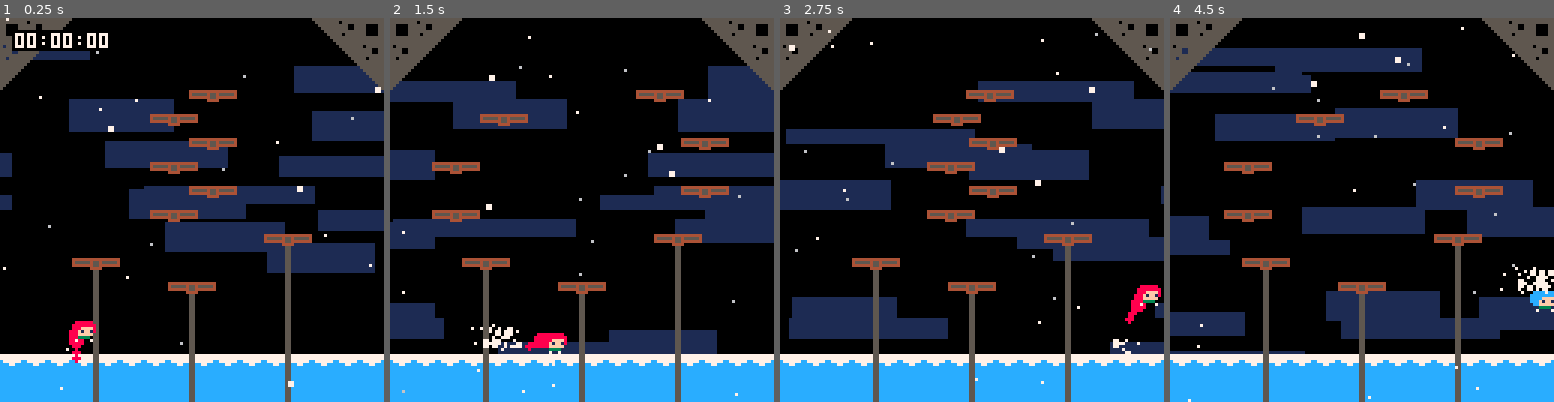
Above: before the commit, frames 1-4 (left to right).
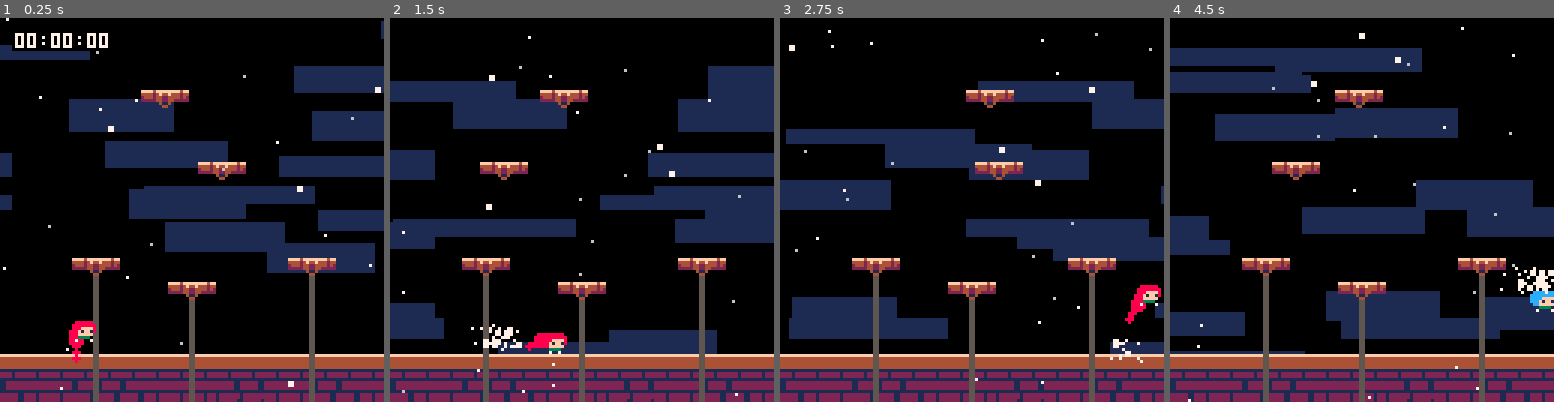
Above: after the commit, the same moments.

Repository: CelesteClassic/newleste.p8
Game: PICO-8 cartridge resort.p8
Two runs of this game, one before a commit and one after it. Both use one fixed random seed, a clock stepped at 60 frames per second and the inputs below.
Inputs:
- Up to frame 1 (0.25 s): no input
- Up to frame 2 (1.5 s): tap X (X key) at 0.33, 1.07 s; tap O (Z key) at 0.7 s
- Up to frame 3 (2.75 s): hold Right 1.6-2.1 s; tap O (Z key) at 1.7, 2.1, 2.5 s; tap X (X key) at 1.85 s; hold Up 2.15-2.42 s; hold Right from 2.47 s (still down)
- Up to frame 4 (4.5 s): tap O (Z key) every 0.4 s from 2.9 to 4.1 s; tap X (X key) at 2.97, 4.08 s; release Right at 3.03 s; hold Left 3.08-3.58 s; hold Down 3.63-3.97 s; hold Right from 4.02 s (still down)

The runs differ from the first frame. In frame 1, 20% of the frame differs, in the area x 0-100%, y 0-100%; in frame 2, 20%; in frame 3, 20%; in frame 4, 20%.

Commit message:
Update resort.p8

Diff:
--- a/resort.p8
+++ b/resort.p8
@@ -1,5 +1,5 @@
 pico-8 cartridge // http://www.pico-8.com
-version 30
+version 32
 __lua__
 --newleste.p8 base cart
 
@@ -406,9 +406,6 @@
 }
 
 -- <sinking platform> --
-
---seems to work fine, excluding the visual issue to be rectified by the introduction of layering
-
 sinking_platform = {
   init=function(this)
       this.start=this.y
@@ -444,8 +441,6 @@
 
 -- <moving platform> --
 
---appears to be working fine, excluding the hitbox issue
-
 moving_platform = {
   init=function(this)
     if this.spr==46 then
@@ -462,6 +457,7 @@
   update=function(this)
 
     --horizontal movement
+    --appears to be working fine
 
     this.spd.x = appr(this.spd.x,this.direction,0.5)
     local t_hit=this.check(platform_end,-1,0) or this.check(platform_end,1,0) --collision to check
@@ -495,6 +491,7 @@
     end
 
     --interaction with player
+    --seems to work fine
 
     local hit=this.check(player,0,-1)
     if hit and this.y<this.start_y+2 then
@@ -519,6 +516,7 @@
   end,
 
   --empty draw function to prevent sprite being drawn
+  --may be commented out for testing purposes
 
   draw=function(this)
   end
@@ -1243,8 +1241,9 @@
 --strings follow this format:
 --"x,y,w,h"
 levels={
-    "0,0,1,1",
-  "1,0,3,1"
+  "0,0,1,1",
+  "1,0,1,1",
+  "2,0,1,1"
 }
 
 --mapdata table
@@ -1494,129 +1493,129 @@
 
 
 __gff__
-0000000000000000000000000000000002020202080808000000000000000000030303030303030304040404040000000303030303030303030404040400000000000000000000000000000000000000000000000000000000000000000000000000000000000000000000000000000000000000000000000000000000000000
+0000000000000000000000000000000002020202080808000000000000000000040303030304030304040404040000000303030303030303040404040400000000000000000000000000000000000000000000000000000000000000000000000000000000000000000000000000000000000000000000000000000000000000
 0000000000000000000000000000000000000000000000000000000000000000000000000000000000000000000000000000000000000000000000000000000000000000000000000000000000000000000000000000000000000000000000000000000000000000000000000000000000000000000000000000000000000000
 __map__
-2b3b29000000000000000000002a3b2b00000000000000000000000000000000000000000000000000000000000000000000000000000000000000000000000000000000000000000000000000000000000000000000000000000000000000000000000000000000000000000000000000000000000000000000000000000000
-3b290000000000000000000000002a3b00000000000000000000000000000000000000000000000000000000000000000000000000000000000000000000000000000000000000000000000000000000000000000000000000000000000000000000000000000000000000000000000000000000000000000000000000000000
-2900000000000000000000000000002a00000000000000000000000000000000000000000000000000000000000000000000000000000000000000000000000000000000000000000000000000000000000000000000000000000000000000000000000000000000000000000000000000000000000000000000000000000000
-00002f000000002d00000000002f000000000000000000000000000000000000000000000000000000000000000000000000000000000000000000000000000000000000000000000000000000000000000000000000000000000000000000000000000000000000000000000000000000000000000000000000000000000000
-00002f00000000002e000000002f000000000000000000000000000000000000000000000000000000000000000000000000000000000000000000000000000000000000000000000000000000000000000000000000000000000000000000000000000000000000000000000000000000000000000000000000000000000000
-002f00000000002d0000000000002f0000000000000000000000000000000000000000000000000000000000000000000000000000000000000000000000000000000000000000000000000000000000000000000000000000000000000000000000000000000000000000000000000000000000000000000000000000000000
-002f0000000000002e00000000002f0000000000000000000000000000000000000000000000000000000000000000000000000000000000000000000000000000000000000000000000000000000000000000000000000000000000000000000000000000000000000000000000000000000000000000000000000000000000
-002f00000000002d0000000000002f0000000000000000000000000000000000000000000000000000000000000000000000000000000000000000000000000000000000000000000000000000000000000000000000000000000000000000000000000000000000000000000000000000000000000000000000000000000000
-002f0000000000002e00000000002f0000000000000000000000000000000000000000000000000000000000000000000000000000000000000000000000000000000000000000000000000000000000000000000000000000000000000000000000000000000000000000000000000000000000000000000000000000000000
-00000000000000000000001d0000000000000000000000000000000000000000000000000000000000000000000000000000000000000000000000000000000000000000000000000000000000000000000000000000000000000000000000000000000000000000000000000000000000000000000000000000000000000000
-0000001d000000000000000000000000000000000a0000000000000000000000000000000000000000000000000000000000000000000000000000000000000000000000000000000000000000000000000000000000000000000000000000000000000000000000000000000000000000000000000000000000000000000000
-000000000000001d000000000000000000000000000000000000000000000000000000000000000000000000000000000000000000000000000000000000000000000000000000000000000000000000000000000000000000000000000000000000000000000000000000000000000000000000000000000000000000000000
-0000000000000000000000000000000000000000000000000000000000000000000000000000000000000000000000000000000000000000000000000000000000000000000000000000000000000000000000000000000000000000000000000000000000000000000000000000000000000000000000000000000000000000
-0000000100000000000000000000000001000000000000000000000000000000000000000000000000000000000000000000000000000000000000000000000000000000000000000000000000000000000000000000000000000000000000000000000000000000000000000000000000000000000000000000000000000000
-2222222222222222222222222222222223000000000000000000000000000000000000000000000000000000000000000000000000000000000000000000000000000000000000000000000000000000000000000000000000000000000000000000000000000000000000000000000000000000000000000000000000000000
-2525252525252525252525252525252526000000000000000000000000000000000000000000000000000000000000000000000000000000000000000000000000000000000000000000000000000000000000000000000000000000000000000000000000000000000000000000000000000000000000000000000000000000
-…(107 lines of a section not shown)…
+0000000000000000000000000000000025202525282525252600000024253838000000000000000000000000000000000000000000000000000000000000000000000000000000000000000000000000000000000000000000000000000000000000000000000000000000000000000000000000000000000000000000000000
+0000000000000000000000000000000025252828252525252600000024253825000000000000000000000000000000000000000000000000000000000000000000000000000000000000000000000000000000000000000000000000000000000000000000000000000000000000000000000000000000000000000000000000
+0000000000000000000000000000000025252820252532323300000024253825000000000000000000000000000000000000000000000000000000000000000000000000000000000000000000000000000000000000000000000000000000000000000000000000000000000000000000000000000000000000000000000000
+00000000002d000000002f000000000025323232322600000000000024252828000000000000000000000000000000000000000000000000000000000000000000000000000000000000000000000000000000000000000000000000000000000000000000000000000000000000000000000000000000000000000000000000
+0000000000000000000000000000000026000000003000000000000024252525000000000000000000000000000000000000000000000000000000000000000000000000000000000000000000000000000000000000000000000000000000000000000000000000000000000000000000000000000000000000000000000000
+000000000000000000000000000000002600001d003700000000101024253838000000000000000000000000000000240000000000000000000000000000000000000000000000000000000000000000000000000000000000000000000000000000000000000000000000000000000000000000000000000000000000000000
+0000002f0000000000002e000000000026000000000000000013212220282025003232323232320000000000000000240000000000000000000000000000000000000000000000000000000000000000000000000000000000000000000000000000000000000000000000000000000000000000000000000000000000000000
+00000000000000000000000000000000260000000000000000133132323232382600000000000024260000001d0000240000000000000000000000000000000000000000000000000000000000000000000000000000000000000000000000000000000000000000000000000000000000000000000000000000000000000000
+0000000000000000000000000000000026000000000000000000111111111324260000000000002426000010101010240000000000000000000000000000000000000000000000000000000000000000000000000000000000000000000000000000000000000000000000000000000000000000000000000000000000000000
+0000000000000000000000000000000026000000000000000000000000001324260000000001002426000021222222000000000000000000000000000000000000000000000000000000000000000000000000000000000000000000000000000000000000000000000000000000000000000000000000000000000000000000
+0000001d00000000000000001d0000002600000000000000000000001d001324260000003435353233000031320000000000000000000000000000000000000000000000000000000000000000000000000000000000000000000000000000000000000000000000000000000000000000000000000000000000000000000000
+000000000000001d0000000000000000260000000000000000000000000c1324260000001111111111000011112400000000000000000000000000000000000000000000000000000000000000000000000000000000000000000000000000000000000000000000000000000000000000000000000000000000000000000000
+0000000000000000000000000000000026000000010000000000001010101024260000000000000000000000132400000000000000000000000000000000000000000000000000000000000000000000000000000000000000000000000000000000000000000000000000000000000000000000000000000000000000000000
+000000010000000000000000000000003822231415162123000000212222222026002d00000000000000002f132400000000000000000000000000000000000000000000000000000000000000000000000000000000000000000000000000000000000000000000000000000000000000000000000000000000000000000000
+2222222222222222222222222222222225252600000024261010102425252525260000000000000000000000132400000000000000000000000000000000000000000000000000000000000000000000000000000000000000000000000000000000000000000000000000000000000000000000000000000000000000000000
+2025252020202525253838252520202525252600000024382222222025252525260000000000000000000000132400000000000000000000000000000000000000000000000000000000000000000000000000000000000000000000000000000000000000000000000000000000000000000000000000000000000000000000
+…(107 lines of a section not shown)…
Not shown, changed: 22 lines of the sprite sheet (__gfx__) section of resort.p8
Not shown, changed: the music (__music__) section of resort.p8
Not shown, changed: the sound effects (__sfx__) section of resort.p8
